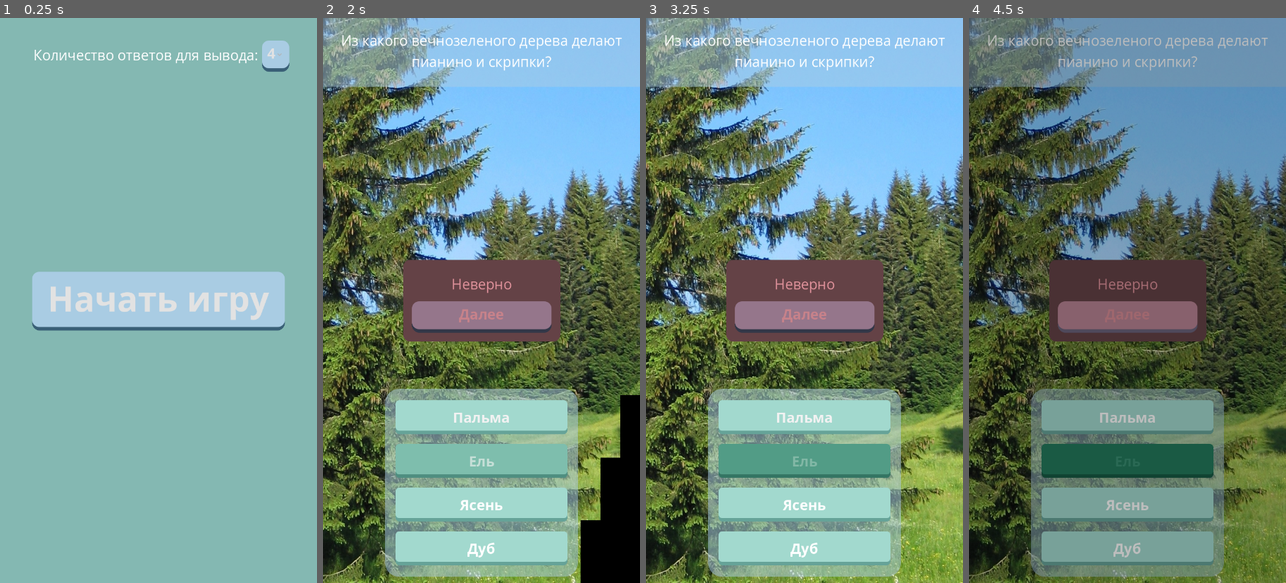
Above: before the commit, frames 1-4 (left to right).
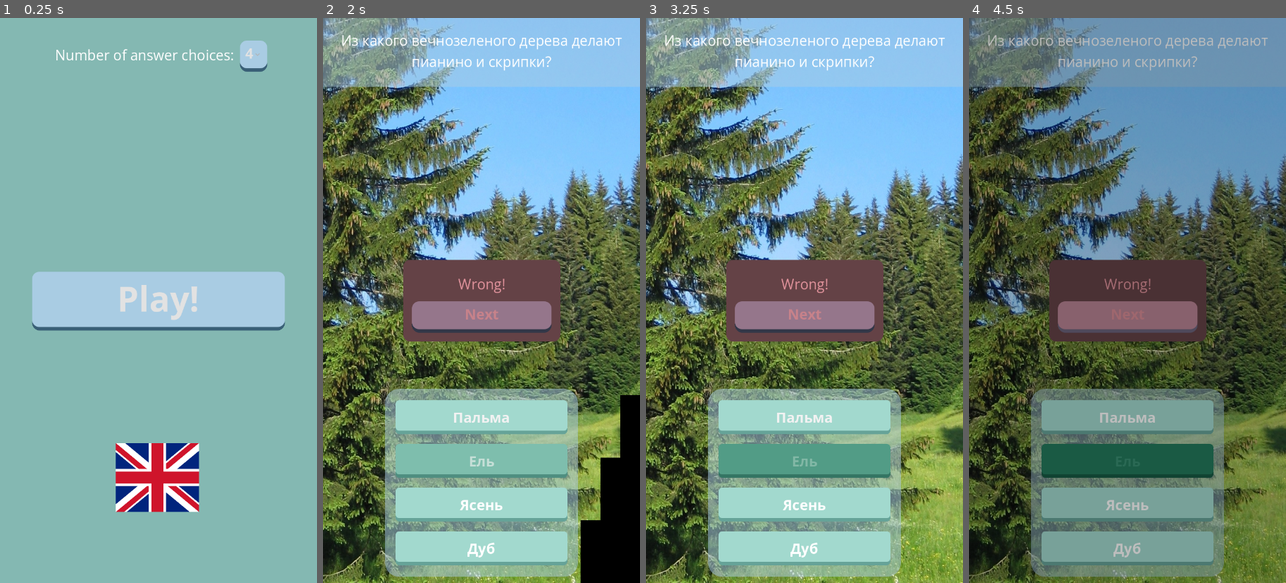
Above: after the commit, the same moments.

Repository: ash4rk/ad-aurum-quiz
Game: Godot game, scene res://main.tscn
Same seed, same stepped clock (60 frames per second), same inputs: the game is played once before the commit and once after it.
Inputs:
- Up to frame 1 (0.25 s): no input
- Up to frame 2 (2 s): click "Начать игру" (after the commit: "Play!") at 0.5 s; click "Пальма" at 1.25 s
- Up to frame 3 (3.25 s): click "Ель" at 2 s; click "Ясень" at 2.75 s
- Up to frame 4 (4.5 s): click "Дуб" at 3.5 s; click "Далее" (after the commit: "Next") at 4.25 s

The runs differ from the first frame. In frame 1, 5.9% of the frame differs, in the area x 10-92%, y 4-88%; in frame 2, 0.3%; in frame 3, 0.3%; in frame 4, 0.2%.

Commit message:
FEAT: Implement ui localization

Diff:
--- /dev/null
+++ b/assets/locales/Locales.csv
@@ -0,0 +1,9 @@
+KEYS,en,ru
+KEY_PLAY,Play!,Начать игру
+KEY_NUMBER_OF_ANSWERS,Number of answer choices:,Количество ответов для вывода:
+KEY_SUBMIT,Submit,Ответить
+KEY_WRONG,Wrong!,Неверно!
+KEY_CORRECT,Correct!,Верно!
+KEY_NEXT,Next,Далее
+KEY_CORRECT_ANSWERS,Correct answers:,Правильных ответов:
+KEY_NEW_GAME,New game,Новая игра
--- a/main.tscn
+++ b/main.tscn
@@ -1,8 +1,9 @@
-[gd_scene load_steps=4 format=3 uid="uid://bsp5t8m560nsr"]
+[gd_scene load_steps=5 format=3 uid="uid://bsp5t8m560nsr"]
 
 [ext_resource type="Script" path="res://main.gd" id="1_862q7"]
 [ext_resource type="Theme" uid="uid://6ceu4e4sceig" path="res://assets/main_theme.tres" id="2_l54my"]
 [ext_resource type="FontFile" uid="uid://b0d7wbfx8ntg5" path="res://assets/fonts/OpenSans-Bold.ttf" id="4_2xerh"]
+[ext_resource type="PackedScene" uid="uid://cpq6hv8wixsvb" path="res://scenes/locale_switch.tscn" id="4_3kgab"]
 
 [node name="MainMenuScreen" type="Node"]
 script = ExtResource("1_862q7")
@@ -31,7 +32,7 @@
 grow_vertical = 2
 theme = ExtResource("2_l54my")
 theme_override_font_sizes/font_size = 78
-text = "Начать игру"
+text = "KEY_PLAY"
 
 [node name="HBoxContainer" type="HBoxContainer" parent="CanvasLayer"]
 anchors_preset = 5
@@ -43,11 +44,12 @@
 offset_bottom = 97.0
 grow_horizontal = 2
 theme = ExtResource("2_l54my")
+theme_override_constants/separation = 25
 
 [node name="AnswersNumberOptionLabel" type="Label" parent="CanvasLayer/HBoxContainer"]
 layout_mode = 2
 theme = ExtResource("2_l54my")
-text = "Количество ответов для вывода:  "
+text = "KEY_NUMBER_OF_ANSWERS"
 
 [node name="AnswersNumberOption" type="OptionButton" parent="CanvasLayer/HBoxContainer"]
 layout_mode = 2
@@ -64,5 +66,19 @@
 popup/item_3/text = "5"
 popup/item_3/id = 3
 
+[node name="LocaleSwitch" parent="CanvasLayer" instance=ExtResource("4_3kgab")]
+anchors_preset = 7
+anchor_left = 0.5
+anchor_top = 1.0
+anchor_right = 0.5
+anchor_bottom = 1.0
+offset_left = -97.0
+offset_top = -317.0
+offset_right = 533.0
+offset_bottom = 203.0
+grow_horizontal = 2
+grow_vertical = 0
+scale = Vector2(0.3, 0.3)
+
 [connection signal="pressed" from="CanvasLayer/PlayButton" to="." method="_on_play_button_pressed"]
 [connection signal="item_selected" from="CanvasLayer/HBoxContainer/AnswersNumberOption" to="." method="_on_answers_number_option_item_selected"]
--- a/project.godot
+++ b/project.godot
@@ -28,3 +28,8 @@
 [editor_plugins]
 
 enabled=PackedStringArray("res://addons/scene_manager/plugin.cfg")
+
+[internationalization]
+
+locale/translation_remaps={}
+locale/translations=PackedStringArray("res://assets/locales/Locales.en.translation", "res://assets/locales/Locales.ru.translation")
--- a/scenes/end_game_screen.tscn
+++ b/scenes/end_game_screen.tscn
@@ -31,7 +31,7 @@
 
 [node name="CorrectAnswersLabel" type="Label" parent="VBoxContainer"]
 layout_mode = 2
-text = "Правильных ответов:"
+text = "KEY_CORRECT_ANSWERS"
 
 [node name="CorrectAnswersValueLabel" type="Label" parent="VBoxContainer"]
 layout_mode = 2
@@ -58,6 +58,6 @@
 grow_vertical = 2
 theme = ExtResource("2_1wiv4")
 theme_override_fonts/font = ExtResource("4_mwaeu")
-text = "Новая игра"
+text = "KEY_NEW_GAME"
 
 [connection signal="pressed" from="NewGameButton" to="." method="_on_new_game_button_pressed"]
--- a/scenes/false_correct_popup.gd
+++ b/scenes/false_correct_popup.gd
@@ -8,12 +8,12 @@
 
 func show_correct():
 	self.visible = true
-	false_correct_label.text = "Верно"
+	false_correct_label.text = "KEY_CORRECT"
 	self.modulate = correct_modulate
 
 func show_wrong():
 	self.visible = true
-	false_correct_label.text = "Неверно"
+	false_correct_label.text = "KEY_WRONG"
 	self.modulate = false_modulate
 
 func _on_next_question_button_pressed():
--- a/scenes/false_correct_popup.tscn
+++ b/scenes/false_correct_popup.tscn
@@ -54,6 +54,6 @@
 [node name="NextQuestionButton" type="Button" parent="PanelContainer/VBoxContainer"]
 layout_mode = 2
 theme = ExtResource("1_7afbk")
-text = "Далее"
+text = "KEY_NEXT"
 
 [connection signal="pressed" from="PanelContainer/VBoxContainer/NextQuestionButton" to="." method="_on_next_question_button_pressed"]
--- /dev/null
+++ b/scenes/locale_switch.gd
@@ -0,0 +1,31 @@
+extends Control
+
+const RU_FLAG_PIC = preload("res://assets/locales/ru_flag.png")
+const UK_FLAG_PIC = preload("res://assets/locales/uk_flag.png")
+
+func _ready():
+	TranslationServer.set_locale(TranslationServer.get_locale())
+	_update_flag_picture(TranslationServer.get_locale())
+
+func _on_pressed():
+	var new_locale: String
+	if TranslationServer.get_locale().contains('en'):
+		new_locale = "ru"
+	else:
+		new_locale = "en"
+
+	TranslationServer.set_locale(new_locale)
+	_update_flag_picture(new_locale)
+
+func _update_flag_picture(locale: String):
+	match locale:
+		"ru":
+			self.texture_normal = RU_FLAG_PIC
+		"en":
+			self.texture_normal = UK_FLAG_PIC
+
+func _on_mouse_entered():
+	self.modulate = Color(1.0, 1.0, 1.0, 0.7)
+
+func _on_mouse_exited():
+	self.modulate = Color(1.0, 1.0, 1.0, 1.0)
--- /dev/null
+++ b/scenes/locale_switch.tscn
@@ -0,0 +1,12 @@
+[gd_scene load_steps=3 format=3 uid="uid://cpq6hv8wixsvb"]
+
+[ext_resource type="Script" path="res://scenes/locale_switch.gd" id="1_onb4n"]
+[ext_resource type="Texture2D" uid="uid://xfxukl0ns8hr" path="res://assets/locales/uk_flag.png" id="2_g0k7e"]
+
+[node name="LocaleSwitch" type="TextureButton"]
+texture_normal = ExtResource("2_g0k7e")
+script = ExtResource("1_onb4n")
+
+[connection signal="mouse_entered" from="." to="." method="_on_mouse_entered"]
+[connection signal="mouse_exited" from="." to="." method="_on_mouse_exited"]
+[connection signal="pressed" from="." to="." method="_on_pressed"]
--- a/scenes/multi_question_screen.tscn
+++ b/scenes/multi_question_screen.tscn
@@ -82,7 +82,7 @@
 size_flags_horizontal = 4
 size_flags_vertical = 4
 theme = ExtResource("3_2y1vl")
-text = "Ответить"
+text = "KEY_SUBMIT"
 
 [node name="HSeparator2" type="HSeparator" parent="CanvasLayer/PanelContainer2/VBoxContainer"]
 layout_mode = 2
Not shown, added: assets/locales/Locales.csv.import
Binary file added: assets/locales/Locales.en.translation
Binary file added: assets/locales/Locales.ru.translation
Binary file added: assets/locales/ru_flag.png
Not shown, added: assets/locales/ru_flag.png.import
Binary file added: assets/locales/uk_flag.png
Not shown, added: assets/locales/uk_flag.png.import
Not shown, added: assets/locales/.~lock.Locales.csv#
